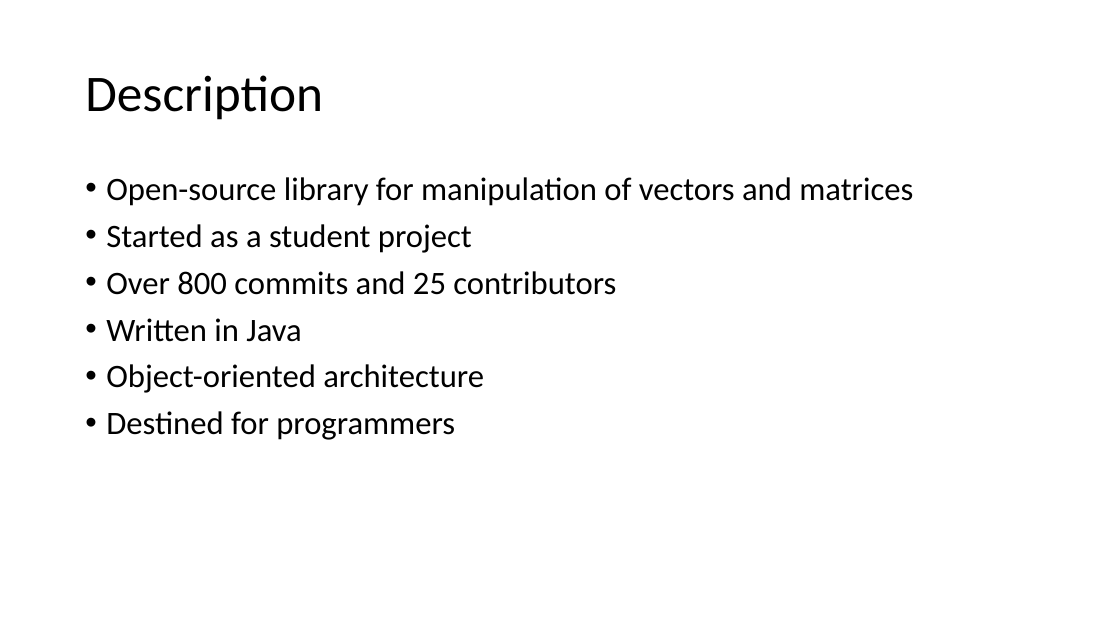
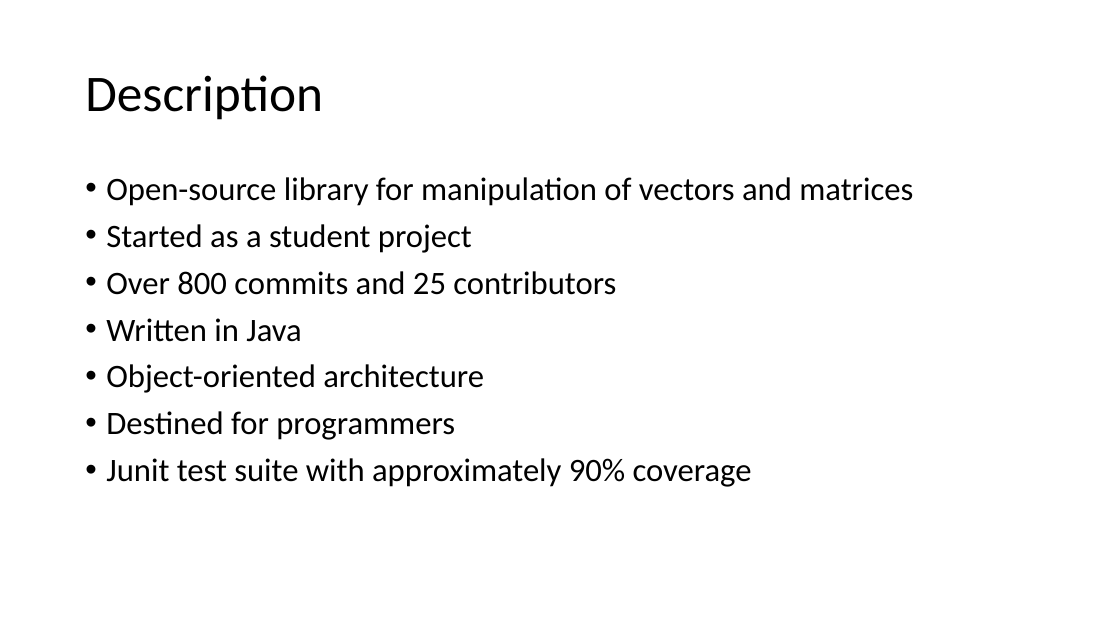
Before and after one commit to vkostyukov/la4j, a slide deck: slide 2 of ArchSW-docs/La4j.pptx. Drawn at 1120x630 pixels with LibreOffice and Linux fonts; fonts in the diff are those of the drawing. Boxes give left, top, right and bottom in pixels: in the first picture for what was removed or moved away, otherwise in the second. Text is boxed around its words. In the diff, an @@ line names an element or a change of style, - is before the commit and + after.

```diff
--- a/ArchSW-docs/La4j.pptx
+++ b/ArchSW-docs/La4j.pptx
@@ text at [106, 458, 752, 487]: paragraph added @@
+• Junit test suite with approximately 90% coverage
```
Also in this commit, not shown: 1 other slide changed, 1 slide added, 2 other files.
